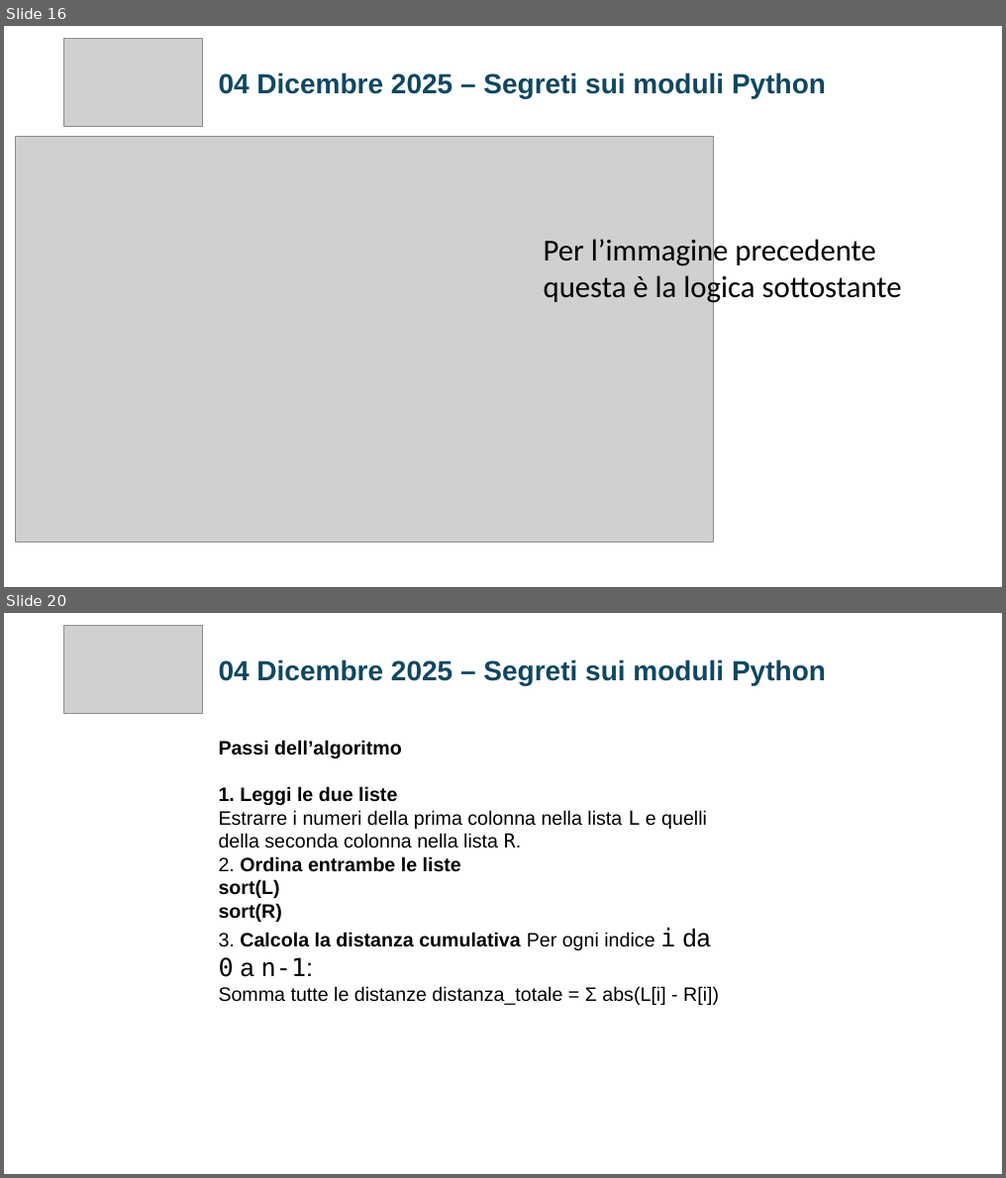
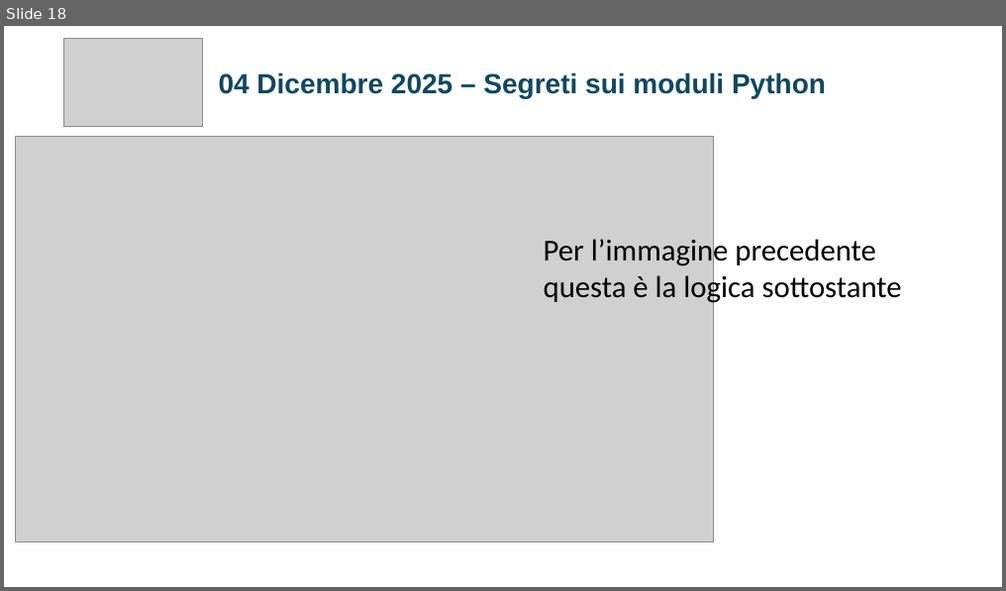
Before and after one commit to jobFrancoNet/segretiModulePython, a slide deck: SEGRETI_MODULI_PYTHON_FINALSLIDE.pptx. Shown one above the other, each under a label of ours: slides 16 and 20 before the commit, slide 18 after it; the slides between them are not shown. The pictures are 1006x1178 and 1006x591 pixels, drawn with LibreOffice and Linux fonts; fonts in the diff are those of the drawing; grey boxes stand for pictures. Boxes give left, top, right and bottom in pixels: in the first picture for what was removed or moved away, otherwise in the second. Text is boxed around its words. In the diff, an @@ line names an element or a change of style, - is before the commit and + after.

```diff
--- a/SEGRETI_MODULI_PYTHON_FINALSLIDE.pptx
+++ b/SEGRETI_MODULI_PYTHON_FINALSLIDE.pptx
@@ slide 20 removed at [4, 613, 1002, 1174], background #FFFFFF @@
@@ picture removed at [63, 626, 203, 714] @@
@@ text removed at [219, 660, 826, 685] @@
-04 Dicembre 2025 – Segreti sui moduli Python
@@ text removed at [219, 740, 719, 1005] @@
-Passi dell’algoritmo
-1. Leggi le due liste
-Estrarre i numeri della prima colonna nella lista L e quelli della seconda colonna nella lista R.
-2. Ordina entrambe le liste
-sort(L)
-sort(R)
-3. Calcola la distanza cumulativa Per ogni indice i da 0 a n-1:
-Somma tutte le distanze distanza_totale = Σ abs(L[i] - R[i])
@@ what was slide 16 is now slide 18 @@
```
Also in this commit, not shown: 12 slides changed, 15 slides added, 5 other slides removed, 29 other files.
